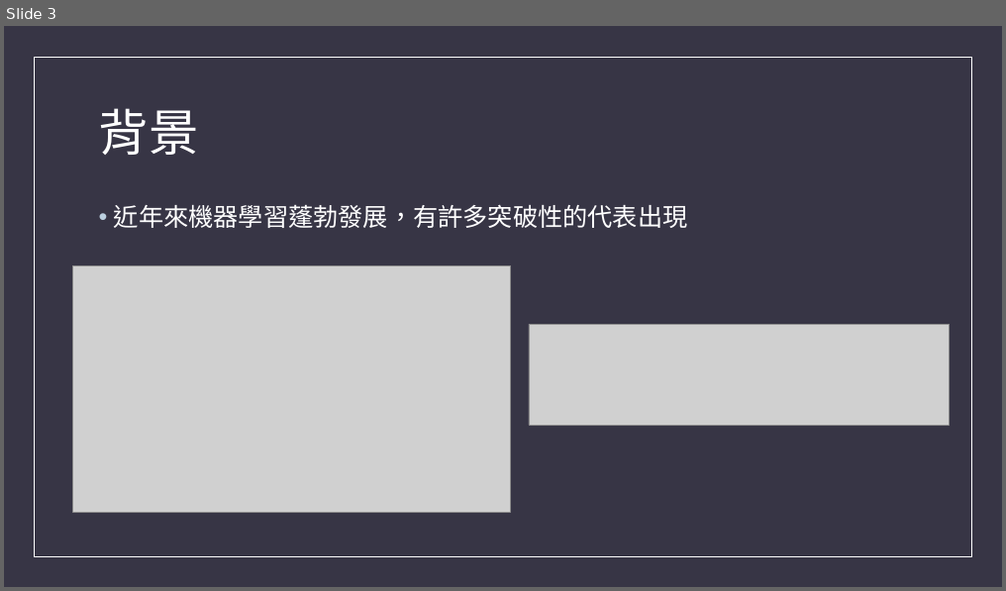
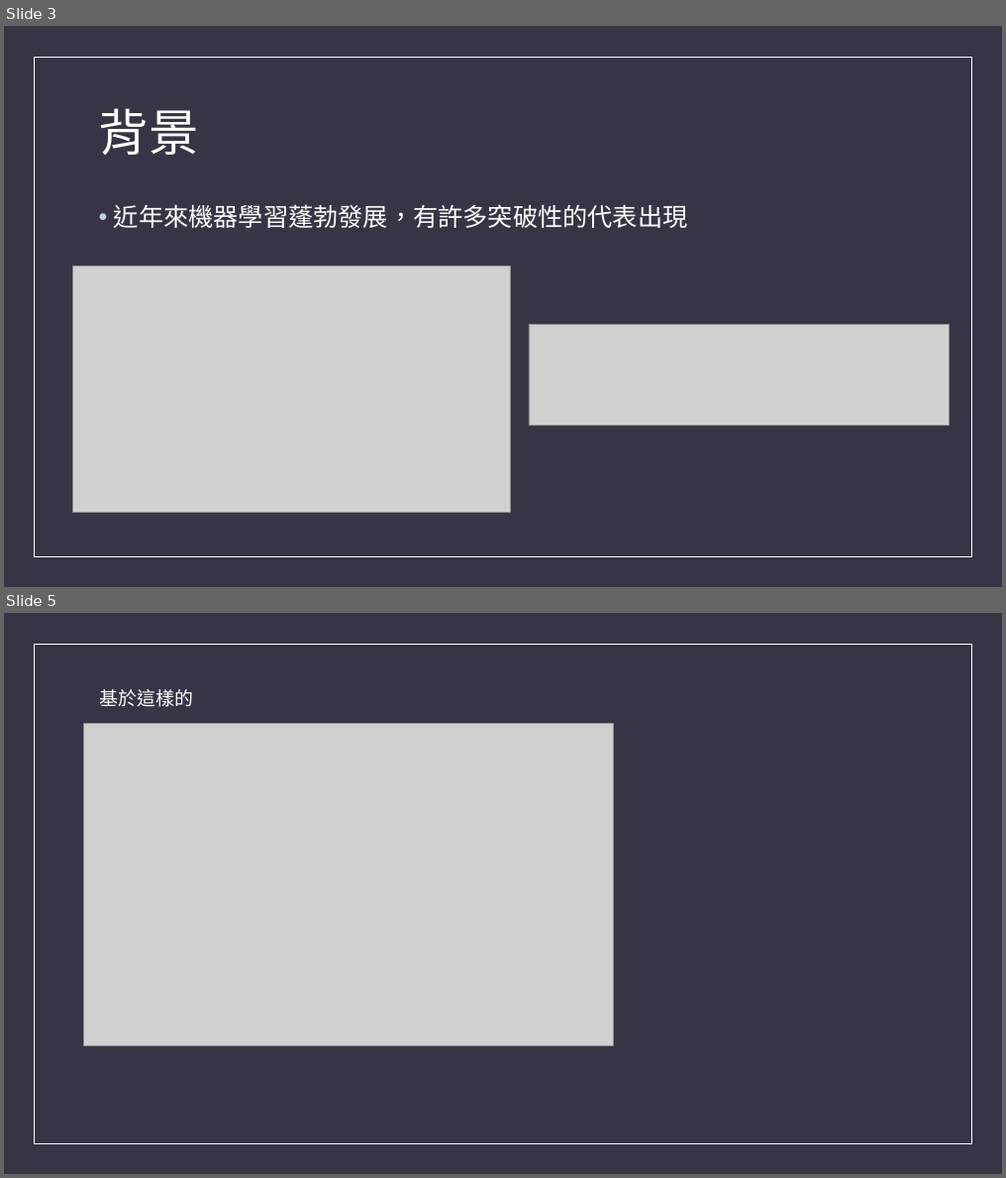
Before and after one commit to Kagu82104/thesissystem, a slide deck: ppt/thesis.pptx. Shown one above the other, each under a label of ours: slide 3 before the commit, slides 3 and 5 after it; the slides between them are not shown. The pictures are 1006x591 and 1006x1178 pixels, drawn with LibreOffice and Linux fonts; fonts in the diff are those of the drawing; grey boxes stand for pictures. Boxes give left, top, right and bottom in pixels: in the first picture for what was removed or moved away, otherwise in the second. Text is boxed around its words. In the diff, an @@ line names an element or a change of style, - is before the commit and + after.

```diff
--- a/ppt/thesis.pptx
+++ b/ppt/thesis.pptx
@@ slide 5 added at <box>4,613,1002,1174</box>, background #373545; not listed: 1 template element that a slide beside it also shows @@
@@ text added at <box>100,689,193,707</box>, 18 pt, text #FFFFFF @@
+基於這樣的
@@ picture added at <box>83,724,614,1046</box> @@
```
Also in this commit, not shown: 1 slide changed, 1 slide removed, 1 other file.
